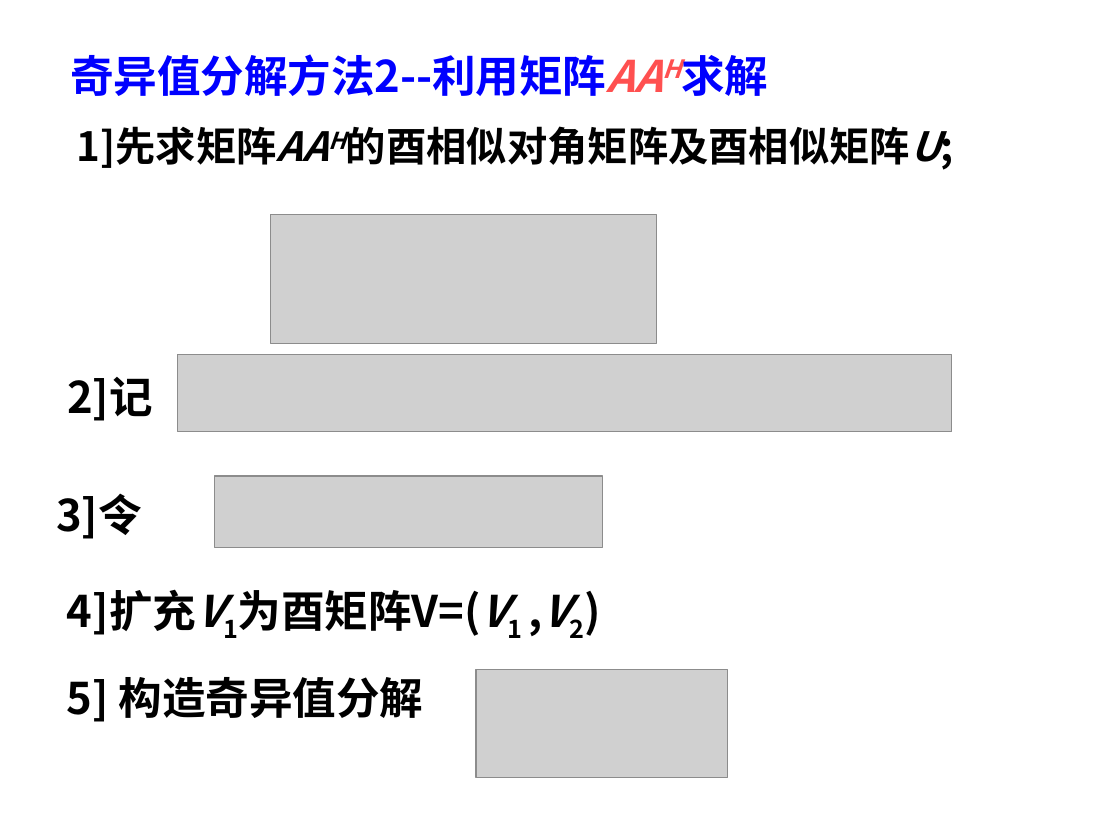
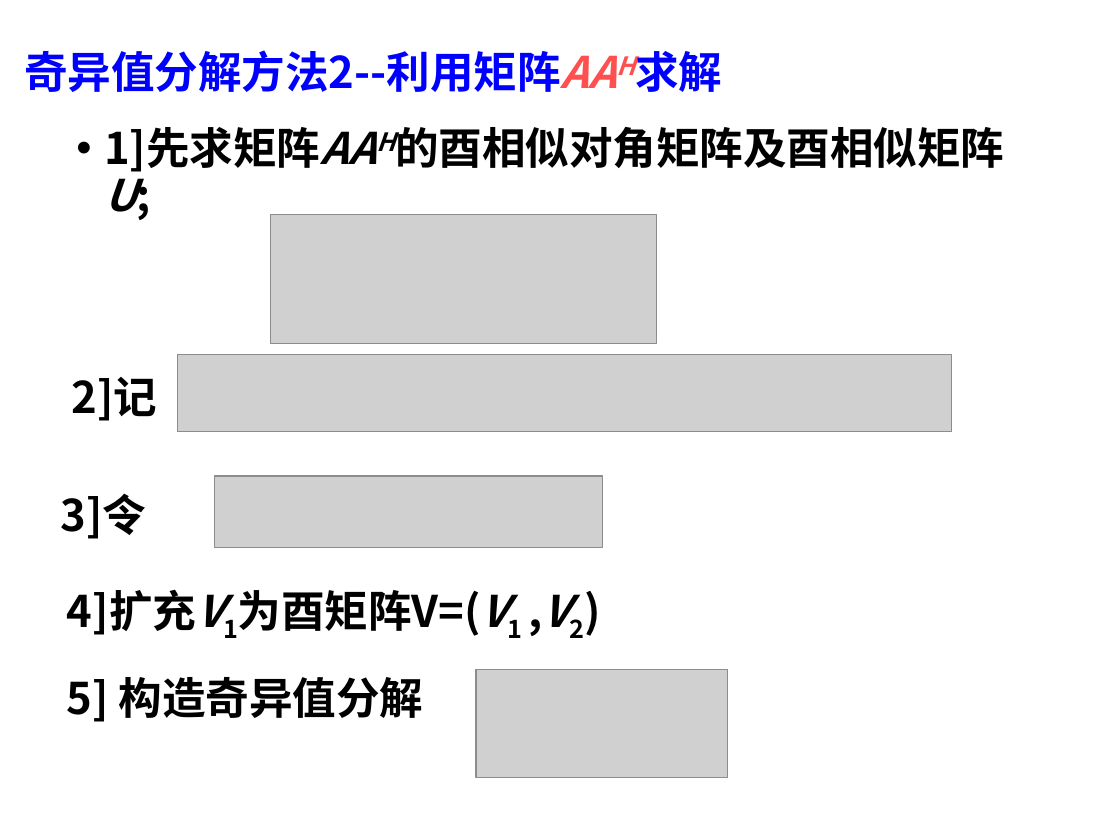
Before and after one commit to wykxwyc/wykxwyc.github.io, a slide deck: slide 16 of files/奇异值分解及应用.ppt. Drawn at 1120x840 pixels with LibreOffice and Linux fonts; fonts in the diff are those of the drawing; grey boxes stand for pictures; background and template pictures are left out. Boxes give left, top, right and bottom in pixels: in the first picture for what was removed or moved away, otherwise in the second. Text is boxed around its words. In the diff, an @@ line names an element or a change of style, - is before the commit and + after.

```diff
--- a/files/奇异值分解及应用.ppt
+++ b/files/奇异值分解及应用.ppt
@@ title "奇异值分解方法2--利用矩阵AAH求解" at [24, 50, 560, 92]: alignment centre to left; line spacing 1 to 0.9 @@
@@ text "1]先求矩阵AAH的酉相似对角矩阵及酉相似矩阵U;" at [104, 127, 320, 172]: size 25.9 to 28 pt; bullet none to •; more space between paragraphs @@
@@ text "2]记": place and size @@
-text "2]记" at [67, 377, 153, 421]
+text "2]记" at [72, 377, 158, 421]
@@ text "3]令": place and size @@
-text "3]令" at [56, 493, 142, 539]
+text "3]令" at [61, 493, 147, 539]
```
Also in this commit, not shown: 16 other slides changed, 3 other files.
